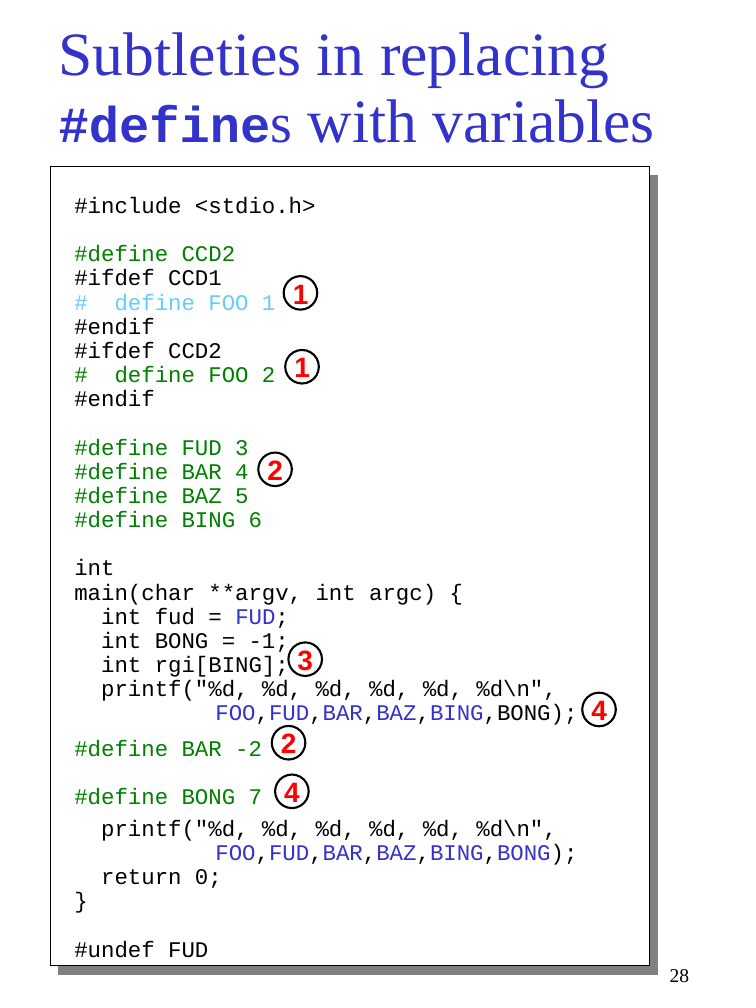
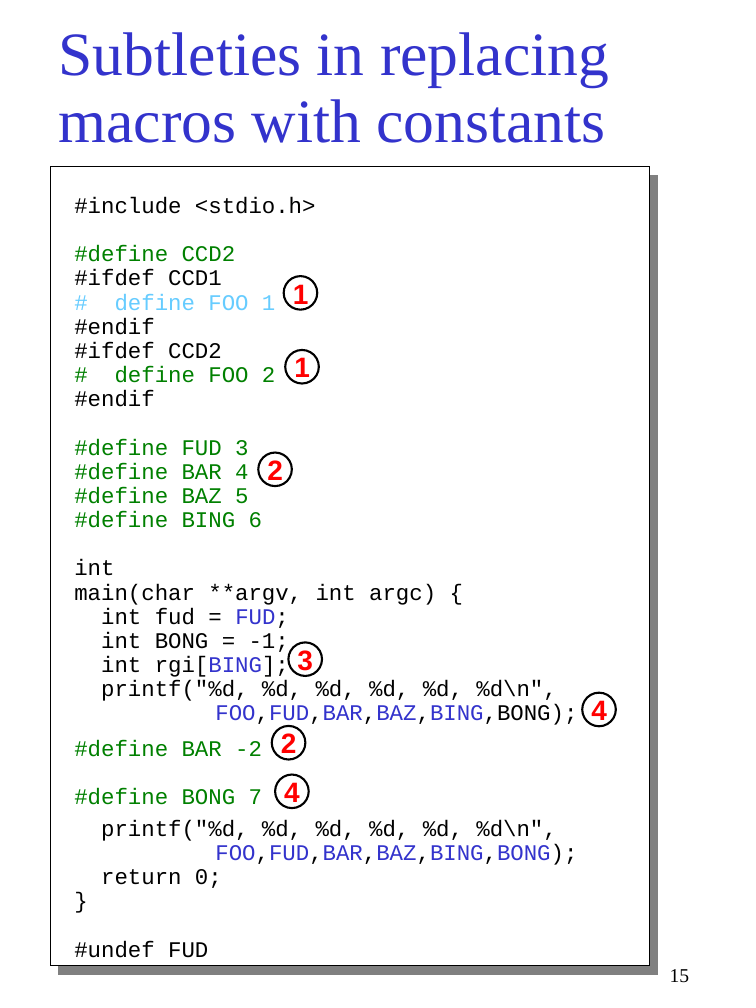
Before and after one commit to gjbadros/empirical_macros, a slide deck: slide 15 of cpp/paper/pcp3.ppt (slide 28 before the commit). Drawn at 756x1008 pixels with LibreOffice and Linux fonts; fonts in the diff are those of the drawing. Boxes give left, top, right and bottom in pixels: in the first picture for what was removed or moved away, otherwise in the second. Text is boxed around its words. In the diff, an @@ line names an element or a change of style, - is before the commit and + after.

```diff
--- a/cpp/paper/pcp3.ppt
+++ b/cpp/paper/pcp3.ppt
@@ title at [59,32,609,143]: text changed @@
-Subtleties in replacing
-#defines with variables
+Subtleties in replacing
+macros with constants
@@ text at [101,656,289,677]: text colour #000000 to #3333CC in "rgi[BING];" @@
@@ page number at [670,969,690,983]: text changed @@
-28
+15
```
Also in this commit, not shown: 12 other slides changed, 7 slides added, 12 slides removed.
